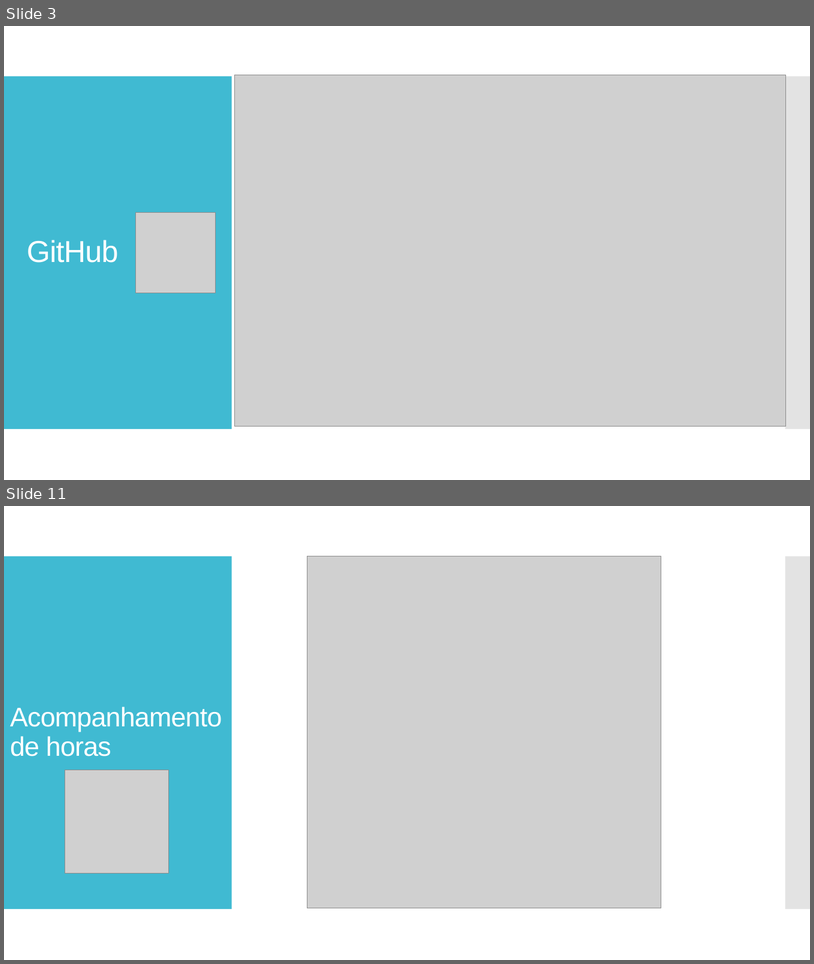
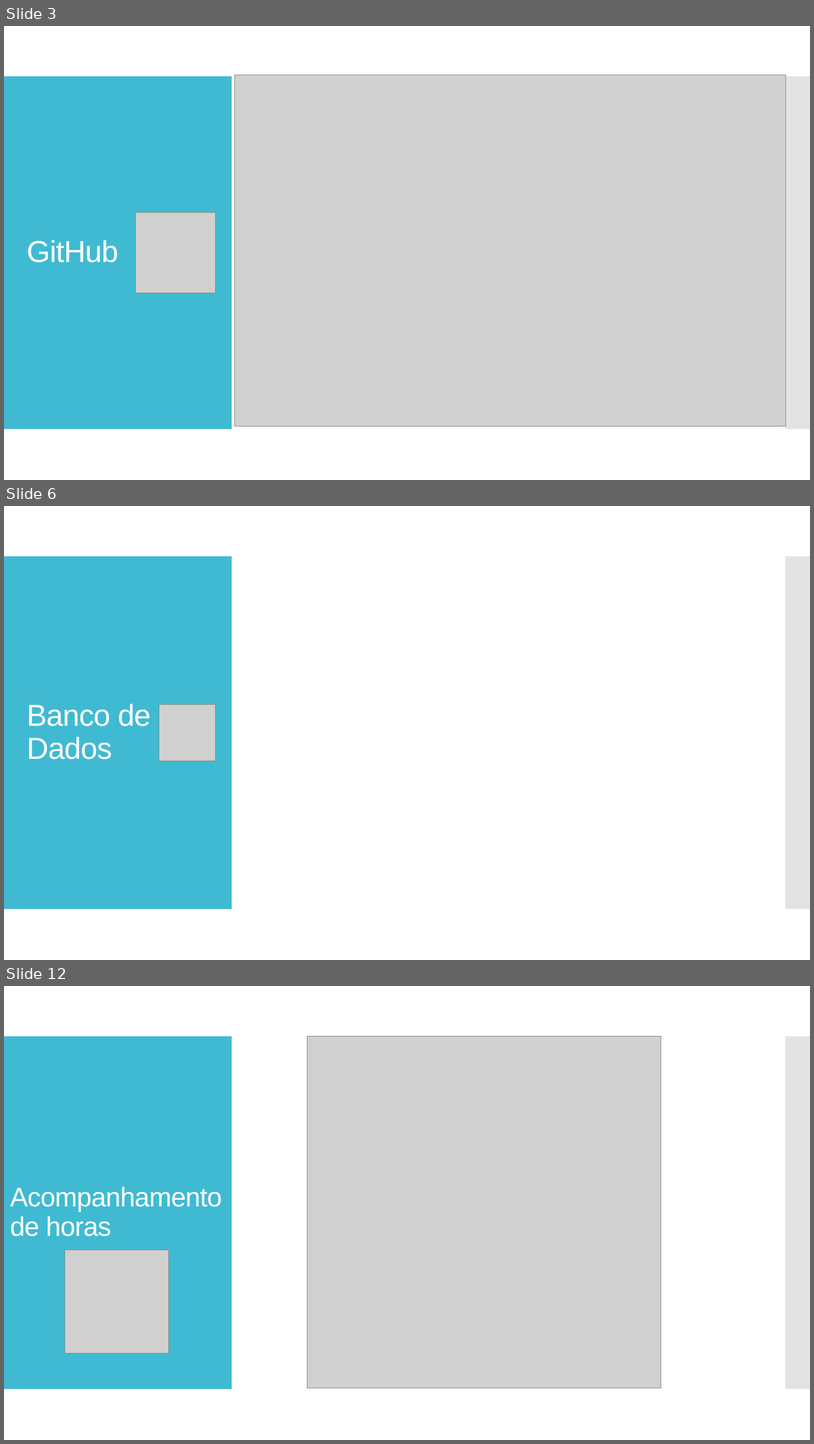
Before and after one commit to arthurnovello/site-fablab-maua, a slide deck: Apresentação.pptx. Shown one above the other, each under a label of ours: slides 3 and 11 before the commit, slides 3, 6 and 12 after it; the slides between them are not shown. The pictures are 814x964 and 814x1444 pixels, drawn with LibreOffice and Linux fonts; fonts in the diff are those of the drawing; grey boxes stand for pictures. Boxes give left, top, right and bottom in pixels: in the first picture for what was removed or moved away, otherwise in the second. Text is boxed around its words. In the diff, an @@ line names an element or a change of style, - is before the commit and + after.

```diff
--- a/Apresentação.pptx
+++ b/Apresentação.pptx
@@ slide 6 added at bbox=[4, 506, 810, 960], background #FFFFFF; not listed: 2 template elements that a slide beside it also shows @@
@@ title added at bbox=[27, 703, 151, 759], 36 pt, text #FFFFFF @@
+Banco de Dados
@@ picture added at bbox=[159, 705, 216, 760] @@
@@ what was slide 11 is now slide 12 @@
```
Also in this commit, not shown: 2 slides changed, 6 other slides added, 6 slides removed, 5 other files.
